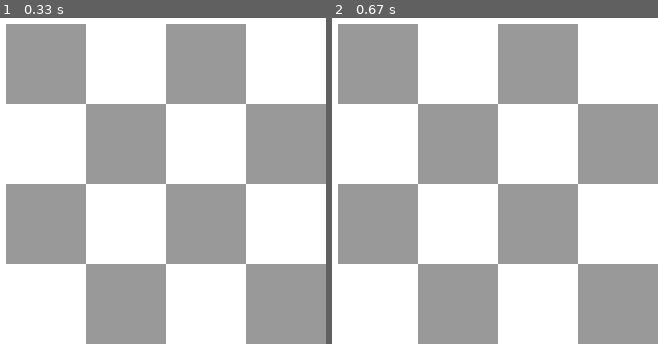
Above: before the commit, frames 1-2 (left to right).
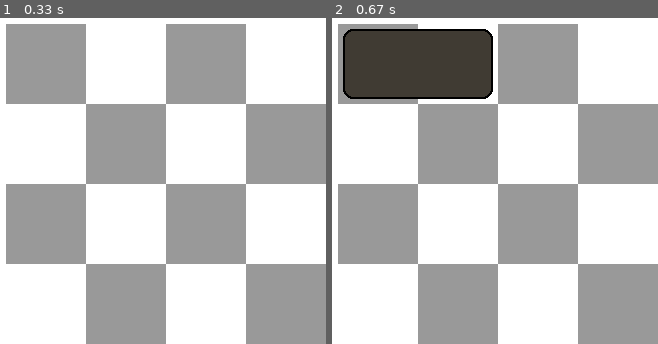
Above: after the commit, the same moments.

Repository: djoleant/Domineering
Game: pygame game, started from pygame_proba.py
Two runs of this game, one before a commit and one after it. Both use one fixed random seed, a clock stepped at 60 frames per second and the inputs below.
Inputs (mouse positions are % of the whole screen's width and height, from its top left):
- Up to frame 1 (0.33 s): no input
- Up to frame 2 (0.67 s): click (55, 55) at 0.38 s
The pictures show only the part of the screen within x 0-50%, y 0-50%; the shares and areas given below are measured in that part.

Frame 1 is identical in both runs. In frame 2, 9.8% of the frame differs, in the area x 3-50%, y 3-25%.

Commit message:
minmax implementacija

Diff:
--- a/Domineering.py
+++ b/Domineering.py
@@ -147,7 +147,8 @@
         for x in range(n-1):
             for y in range(m):
                 if board[y][x] == 0 and board[y][x+1] == 0:
-                    valid_moves.append(((y, x, HORIZONTAL),make_move(y, x, HORIZONTAL)))
+                    valid_moves.append(
+                        ((y, x, HORIZONTAL), make_move(y, x, HORIZONTAL)))
                     break
 
     elif (next % 2 == 1):
@@ -155,13 +156,14 @@
         for x in range(n):
             for y in range(m-1):
                 if board[y][x] == 0 and board[y-1][x] == 0:
-                    valid_moves.append(((y, x, VERTICAL),make_move(y, x, VERTICAL)))
+                    valid_moves.append(
+                        ((y, x, VERTICAL), make_move(y, x, VERTICAL)))
                     break
 
     return valid_moves
 
 
-def make_move(x, y, dir):
+def make_move(y,x, dir):
     """
     The make_move function takes three arguments: x, y, and dir.
     The function will create a new board by copying the old one
@@ -174,12 +176,13 @@
     """
     global board, next
     new_board = [x[:] for x in board]
-    if dir==HORIZONTAL:
-        new_board[y][x]=new_board[y][x+1]=next
+    if dir == HORIZONTAL:
+        new_board[y][x] = new_board[y][x+1] = next
         # next+=1
-    elif dir==VERTICAL:
-        new_board[y][x]=new_board[y-1][x]=next
+    elif dir == VERTICAL:
+        new_board[y][x] = new_board[y-1][x] = next
         # next+=1
+    return new_board
 
 
 def print_board():
@@ -219,6 +222,46 @@
     print()
 
 
+def heuristic(state):
+    return 1
+
+
+def max_value(state, depth, alpha, beta,move):
+    next_states = get_valid_moves()
+    #print(next_states)
+    if depth == 0 or next_states is None or len(next_states)==0:
+        return (state, heuristic(state),move)
+    else:
+        for s in next_states:
+            alpha = max(alpha,
+                        min_value(s[1], depth - 1, alpha, beta,s[0]),
+                        key=lambda x: x[1])
+            if alpha[1] >= beta[1]:
+                return beta
+    return alpha
+
+
+def min_value(state, depth, alpha, beta,move):
+    next_states = get_valid_moves()
+    if depth == 0 or next_states is None or len(next_states)==0:
+        return (state, heuristic(state),move)
+    else:
+        for s in next_states:
+            beta = min(beta,
+                       max_value(s[1], depth - 1, alpha, beta,s[0]),
+                       key=lambda x: x[1])
+        if beta[1] <= alpha[1]:
+            return alpha
+    return beta
+
+
+def minmax(state, depth, my_move, alpha=(board, -1,None), beta=(board, 10000000,None)):
+    if my_move:
+        return max_value(state, depth, alpha, beta,None)
+    else:
+        return min_value(state, depth, alpha, beta,None)
+
+
 def play_game(size_n, size_m, first):
     """
     The play_game function plays a game of Domineering.
@@ -230,21 +273,30 @@
     :param size_m: Set the number of rows in the board
     :param first: Specifies which player makes the first move
     """
+    global board, next
+    on_move = first_player
     initialize(size_n, size_m, first)
     print_board()
     while True:
-        x_y = input()
-        y = int(x_y[0])
-        x = ord(x_y[2].upper())-ord("A")
-        y = m - y
-        play_move(x, y)
+        if on_move == HUMAN:
+            x_y = input()
+            y = int(x_y[0])
+            x = ord(x_y[2].upper())-ord("A")
+            y = m - y
+            play_move(x, y)
+        elif on_move == COMPUTER:
+            next_state = minmax(board, 3, True)
+            print(next_state)
+            board = next_state[0]
+            next += 1
         print_board()
         win = check_winner()
         if win != "N":
             print("\n")
             print("Winner is " + win)
             break
+        on_move = HUMAN if on_move == COMPUTER else COMPUTER
 
 
 if __name__ == "__main__":
-    play_game(8,8,first=HUMAN) # TODO: Implement min-max move making logic
+    play_game(8, 8, first=HUMAN)  # TODO: Implement min-max move making logic
--- a/pygame_proba.py
+++ b/pygame_proba.py
@@ -1,7 +1,7 @@
 # Importing pygame module
 import pygame
 from pygame.locals import *
-from Domineering import *
+import Domineering
 
 
 # TODO: winner check, valid move check, numbers and letters
@@ -9,7 +9,7 @@
 # initiate pygame and give permission
 # to use pygame's functionality.
 pygame.init()
-initialize(8, 8, HUMAN)
+Domineering.initialize(8, 8, Domineering.HUMAN)
 
 # create the display surface object
 # of specific dimension.
@@ -52,15 +52,31 @@
         # if the type of the event is MOUSEBUTTONDOWN
         elif event.type == MOUSEBUTTONDOWN:
             position = event.pos
-            if play_move((position[0]-OFFSET)//SIZE, (position[1]-OFFSET)//SIZE):
+            if Domineering.play_move((position[0]-OFFSET)//SIZE, (position[1]-OFFSET)//SIZE):
                 pygame.draw.rect(window, color1, [
                                 ((position[0]-OFFSET)//SIZE)*SIZE+5+OFFSET, ((position[1]-OFFSET)//SIZE-scale_x+1)*SIZE+5+OFFSET, SIZE*scale_y-10, SIZE*scale_x-10], 0, 10)
                 pygame.draw.rect(window, (0, 0, 0), [
                                 ((position[0]-OFFSET)//SIZE)*SIZE+5+OFFSET, ((position[1]-OFFSET)//SIZE-scale_x+1)*SIZE+5+OFFSET, SIZE*scale_y-10, SIZE*scale_x-10], 2, 10)
                 scale_x, scale_y = scale_y, scale_x
                 color1, color2 = color2, color1
-                print_board()
-                win = check_winner()
+                Domineering.print_board()
+                win = Domineering.check_winner()
+                if win != "N":
+                    print("\n")
+                    print("Winner is " + win)
+
+                next_state = Domineering.minmax(Domineering.board, 3, True)
+                Domineering.print_board()
+                Domineering.board = next_state[0]
+                move=next_state[2]
+                pygame.draw.rect(window, color1, [
+                            (move[1])*SIZE+5+OFFSET, (move[0]-scale_x+1)*SIZE+5+OFFSET, SIZE*scale_y-10, SIZE*scale_x-10], 0, 10)
+                pygame.draw.rect(window, (0, 0, 0), [
+                            (move[1])*SIZE+5+OFFSET, (move[0]-scale_x+1)*SIZE+5+OFFSET, SIZE*scale_y-10, SIZE*scale_x-10], 2, 10)
+                scale_x, scale_y = scale_y, scale_x
+                color1, color2 = color2, color1
+                Domineering.next += 1
+                win = Domineering.check_winner()
                 if win != "N":
                     print("\n")
                     print("Winner is " + win)
